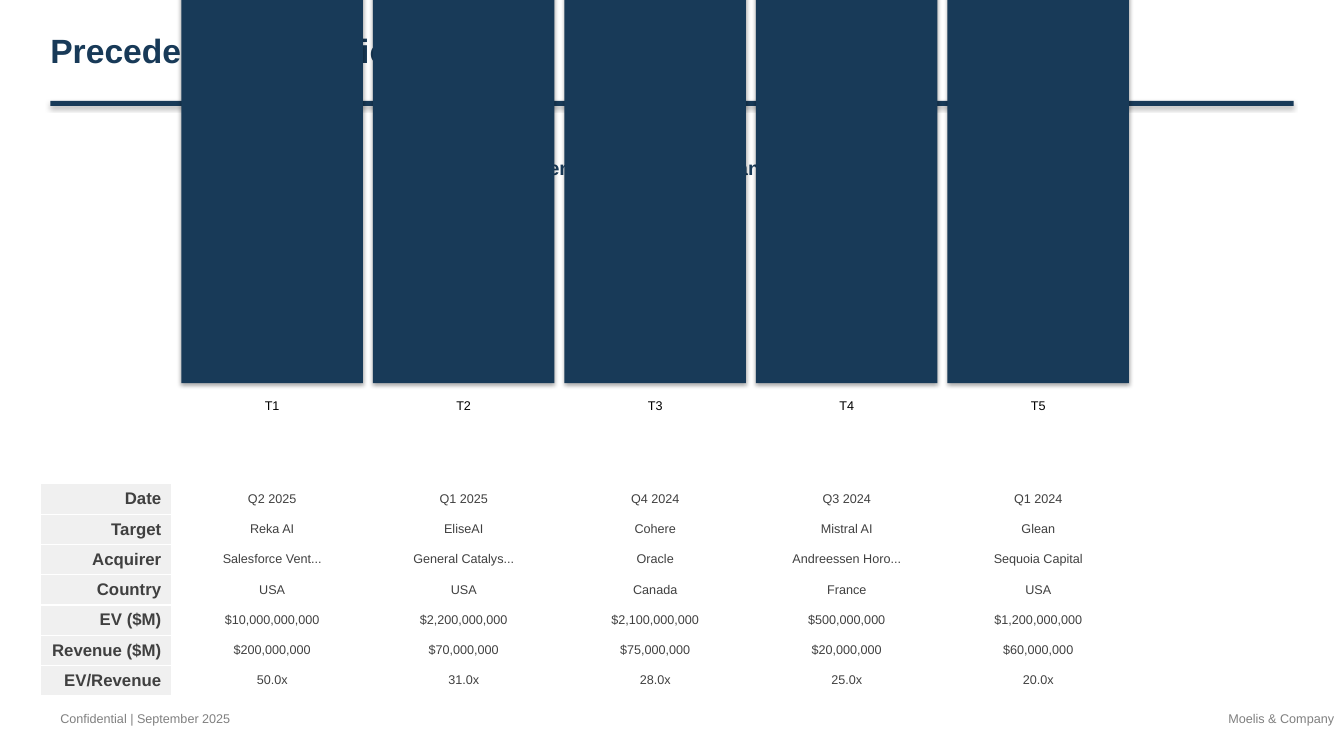
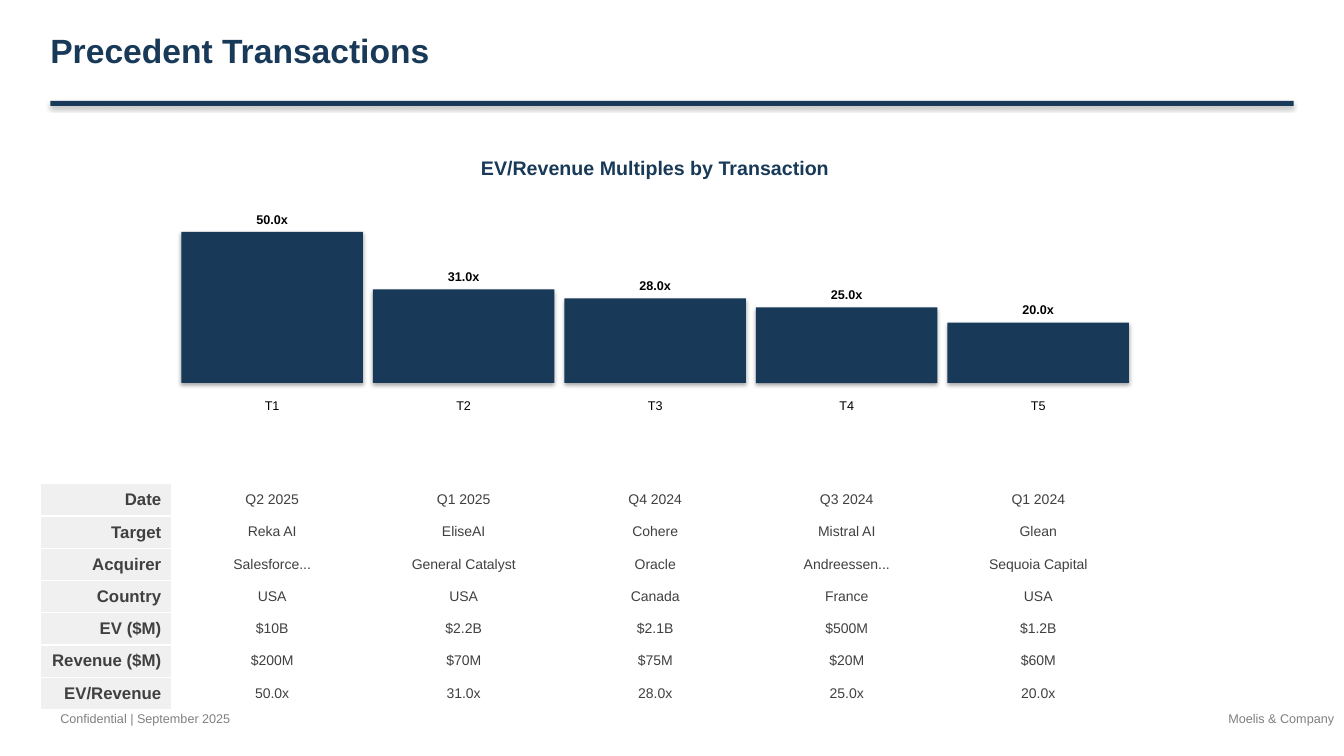
Before and after one commit to alinvb/slide_generator, a slide deck: slide 9 of ai_generated_deck.pptx. Drawn at 1344x756 pixels with LibreOffice and Linux fonts; fonts in the diff are those of the drawing. Boxes give left, top, right and bottom in pixels: in the first picture for what was removed or moved away, otherwise in the second. Text is boxed around its words. In the diff, an @@ line names an element or a change of style, - is before the commit and + after.

```diff
--- a/ai_generated_deck.pptx
+++ b/ai_generated_deck.pptx
@@ rectangle: place and size @@
-rectangle at (181,0,363,383)
+rectangle at (181,232,363,383)
@@ text added at (256,215,288,224), 9 pt, text #000000, bold @@
+50.0x
@@ rectangle: place and size @@
-rectangle at (373,0,555,383)
+rectangle at (373,289,555,383)
@@ text added at (448,272,480,281), 9 pt, text #000000, bold @@
+31.0x
@@ rectangle: place and size @@
-rectangle at (565,0,746,383)
+rectangle at (565,298,746,383)
@@ text added at (639,281,671,290), 9 pt, text #000000, bold @@
+28.0x
@@ text added at (831,290,863,299), 9 pt, text #000000, bold @@
+25.0x
@@ rectangle: place and size @@
-rectangle at (756,0,938,383)
+rectangle at (756,308,938,383)
@@ rectangle: place and size @@
-rectangle at (948,0,1129,383)
+rectangle at (948,323,1129,383)
@@ text added at (1022,305,1054,314), 9 pt, text #000000, bold @@
+20.0x
@@ table: place and size @@
-table at (40,484,171,696)
+table at (40,484,171,710)
@@ table at (176,484,1134,710) @@
-row 3: Salesforce Vent... | General Catalys... | Oracle | Andreessen Horo... | Sequoia Capital
+row 3: Salesforce... | General Catalyst | Oracle | Andreessen... | Sequoia Capital
-row 5: $10,000,000,000 | $2,200,000,000 | $2,100,000,000 | $500,000,000 | $1,200,000,000
+row 5: $10B | $2.2B | $2.1B | $500M | $1.2B
-row 6: $200,000,000 | $70,000,000 | $75,000,000 | $20,000,000 | $60,000,000
+row 6: $200M | $70M | $75M | $20M | $60M
@@ size 9 to 10 pt in "Q2 2025", "Q1 2025", "Q4 2024", "Q3 2024" and 18 more places @@
```
Also in this commit, not shown: 6 other slides changed, 3 other files.
